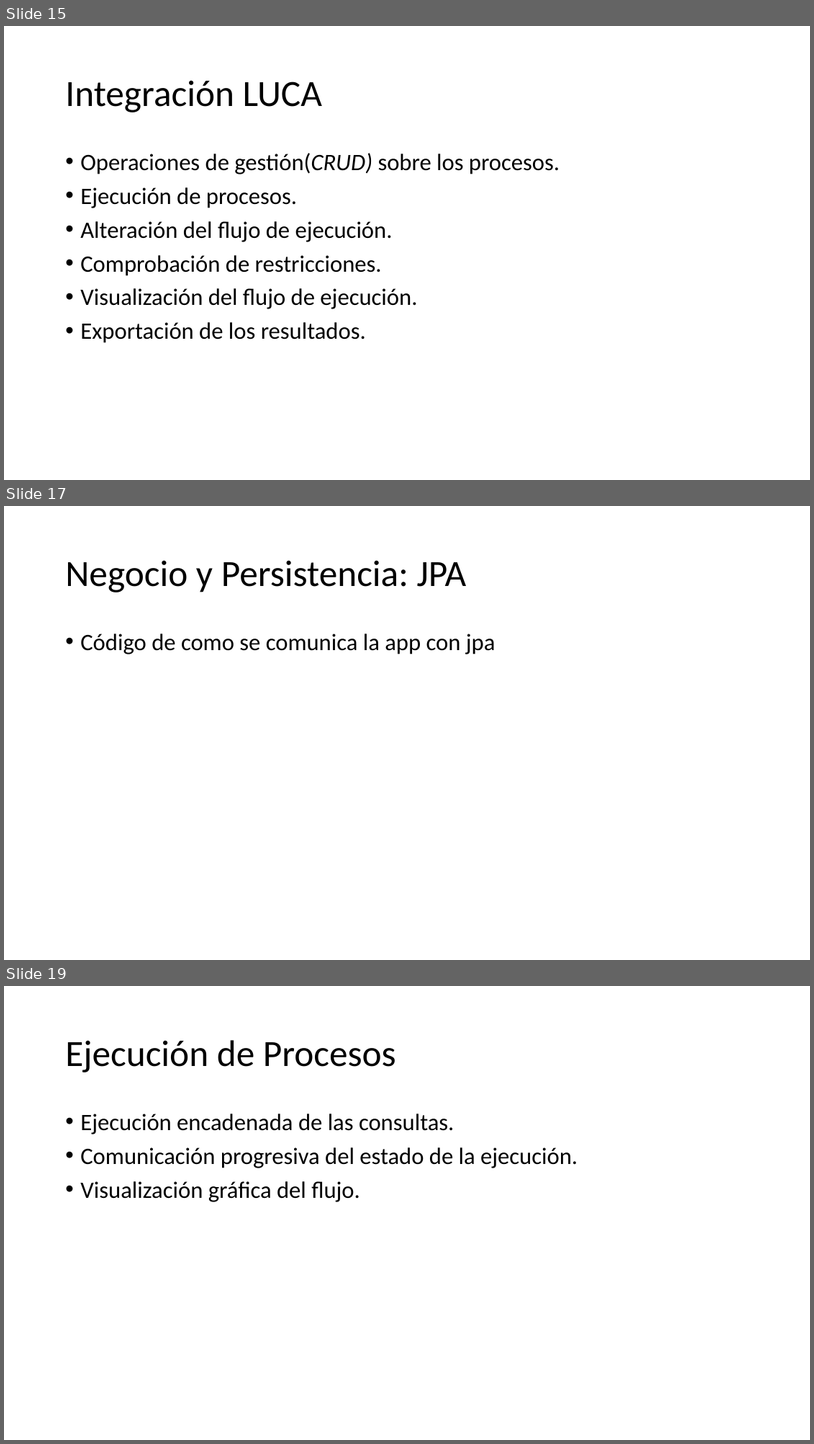
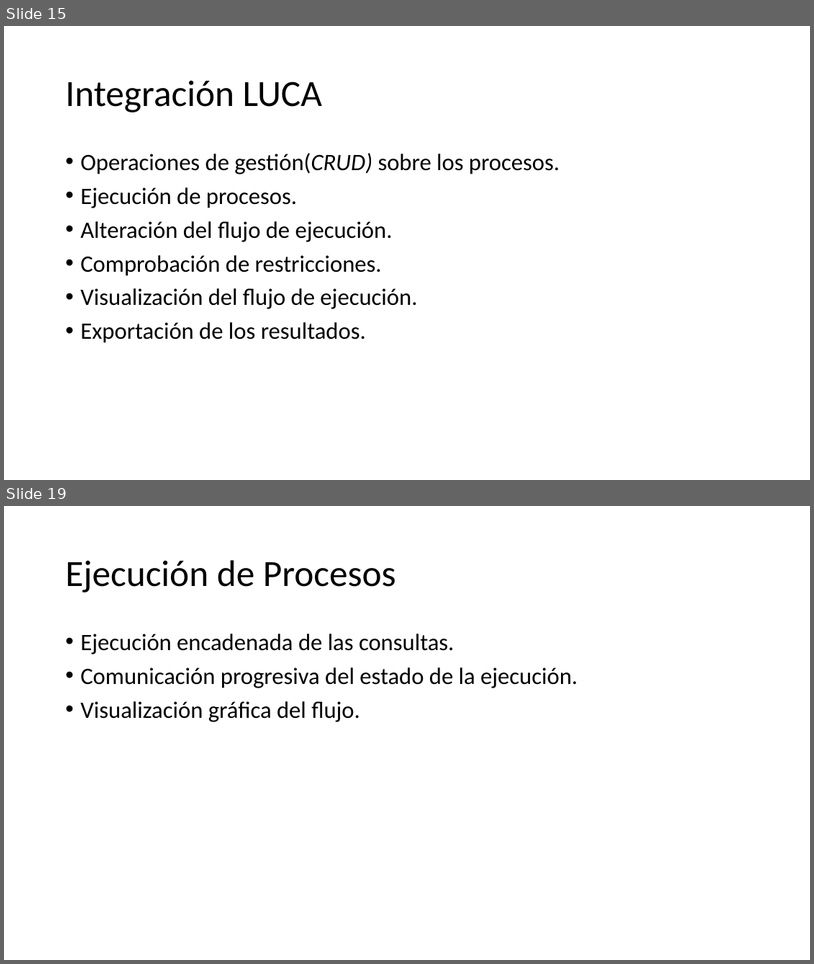
Before and after one commit to IgnacioAgueroSalcines/TFGProcessDocumentation, a slide deck: presentacion/Presentació1.pptx. Shown one above the other, each under a label of ours: slides 15, 17 and 19 before the commit, slides 15 and 19 after it; the slides between them are not shown. The pictures are 814x1444 and 814x964 pixels, drawn with LibreOffice and Linux fonts; fonts in the diff are those of the drawing. Boxes give left, top, right and bottom in pixels: in the first picture for what was removed or moved away, otherwise in the second. Text is boxed around its words. In the diff, an @@ line names an element or a change of style, - is before the commit and + after.

```diff
--- a/presentacion/Presentació1.pptx
+++ b/presentacion/Presentació1.pptx
@@ slide 17 removed at (4, 506, 810, 960), background #FFFFFF @@
@@ title removed at (65, 560, 467, 592) @@
-Negocio y Persistencia: JPA
@@ text removed at (80, 633, 496, 654) @@
-• Código de como se comunica la app con jpa
```
Also in this commit, not shown: 1 slide added, 1 other slide removed, 2 other files.
